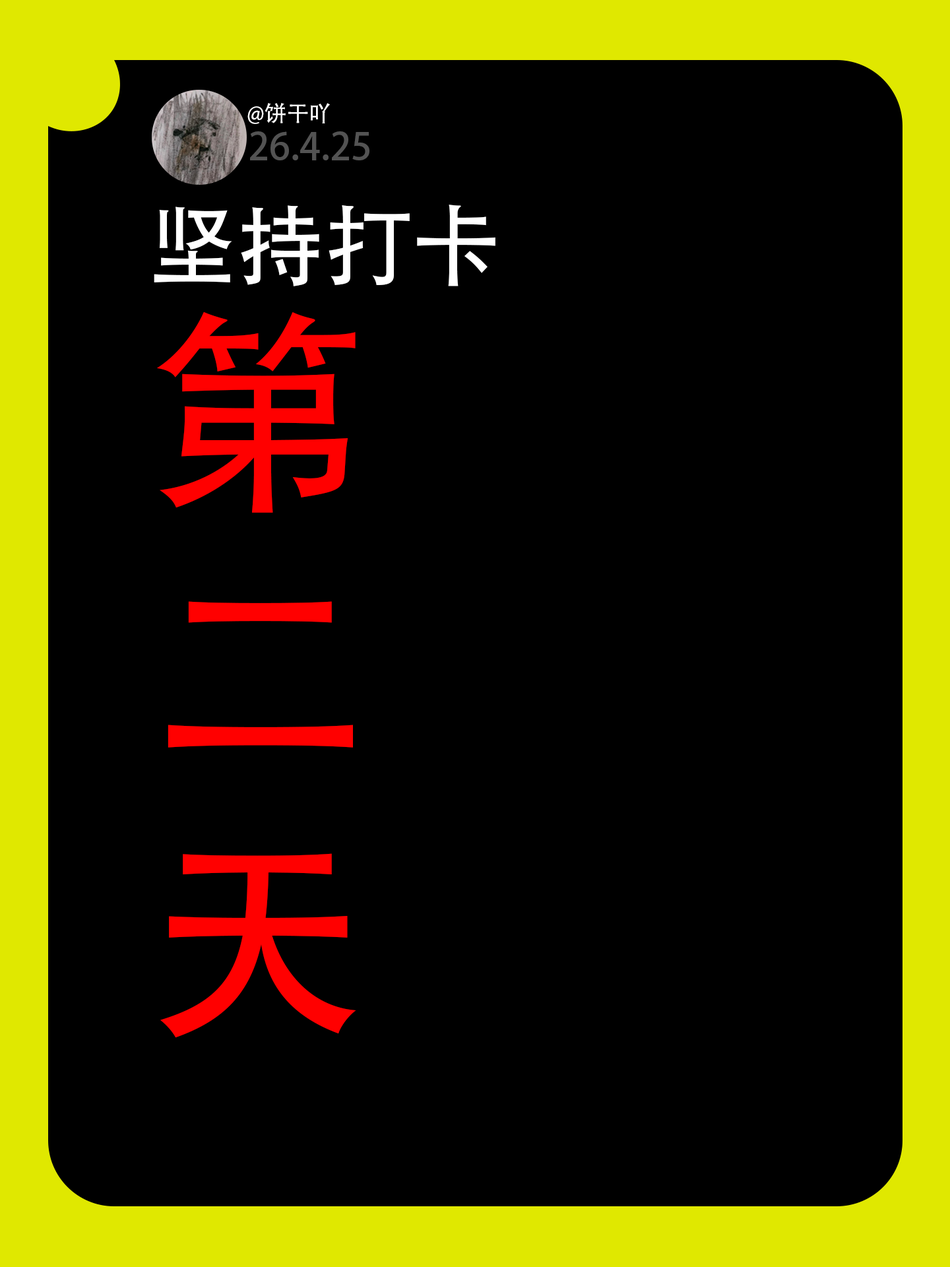
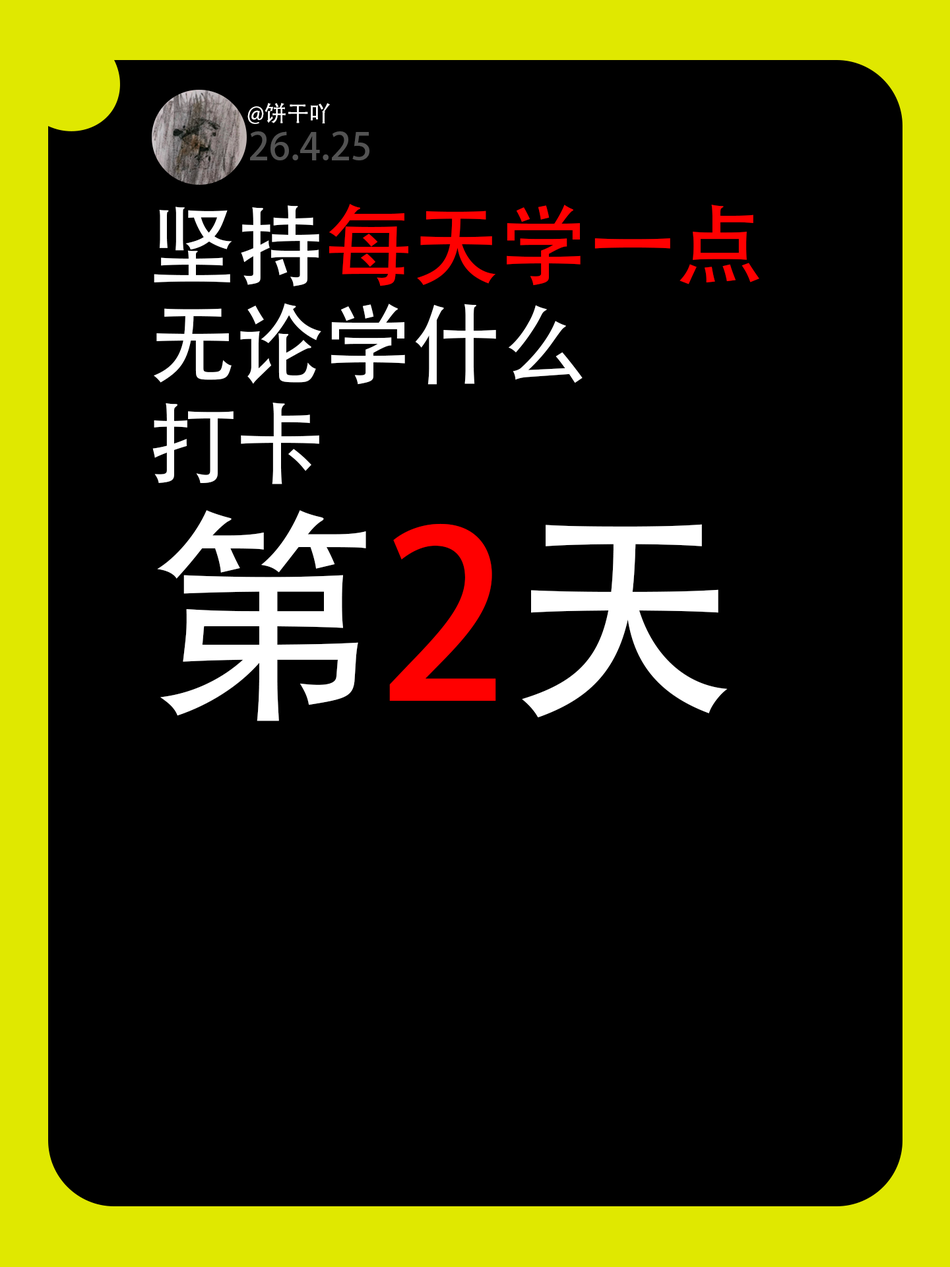
Layer changes from the first w=950, h=1267 image to the second:
renamed "坚持打卡 第 二 天" to "坚持每天学一点无论学什么 打卡 第2天", painted on it over [152, 203, 760, 1038]
